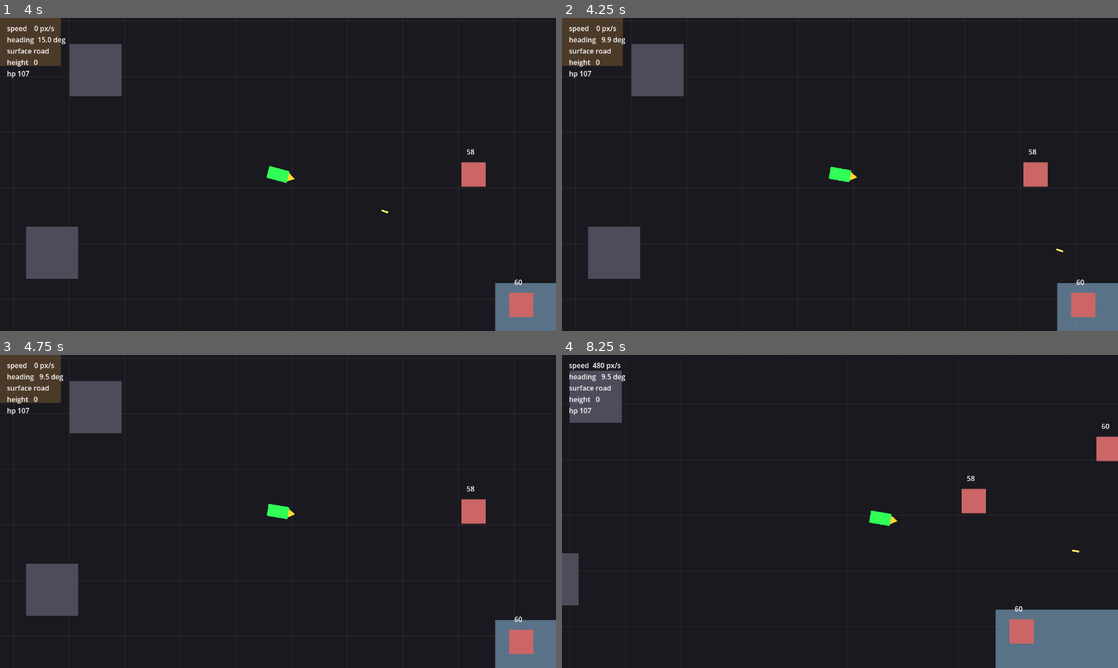
Above: before the commit, frames 1-4 (two rows, left to right).
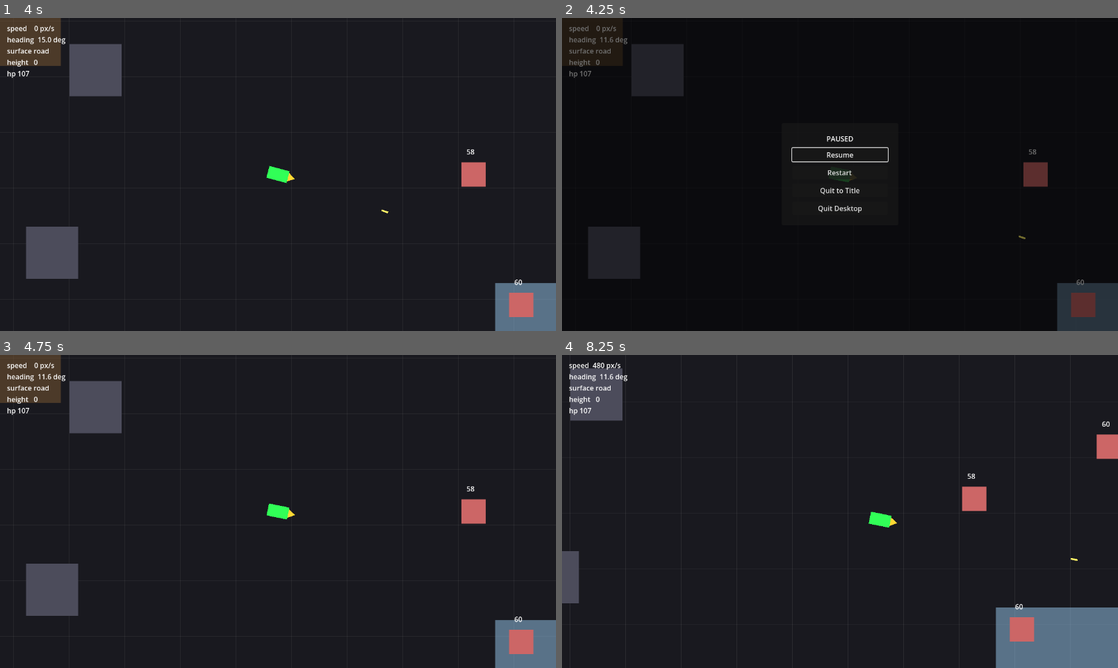
Above: after the commit, the same moments.

Repository: b3p3k0/bentchrome
Game: Godot game, scene res://ui/title.tscn
Two runs of this game, one before a commit and one after it. Both use one fixed random seed, a clock stepped at 60 frames per second and the inputs below.
Inputs (mouse positions are in pixels of both pictures, inside the frame that each line leads up to):
- Up to frame 1 (4 s): tap Enter (select_confirm) at 0.5, 3.5 s; move the mouse to (400, 158) at 0.52 s; hold D (move_right) 0.53-1.25 s; right-click (400, 158) at 0.6 s; click (400, 158) at 0.67 s; tap Space at 0.77, 3.77 s; drag from (166, 190) to (278, 174) at 1.27 s; move the mouse to (333, 105) at 2.02 s; hold D (move_right) 2.03-2.75 s; hold Enter (select_confirm) 2.03-2.75 s; drag from (250, 237) to (111, 127) at 2.77 s; move the mouse to (444, 221) at 3.52 s; hold A (move_left) from 3.53 s (still down); tap Q (weapon_prev) at 3.6 s
- Up to frame 2 (4.25 s): keep holding A (move_left); tap Escape (pause) at 4.15 s
- Up to frame 3 (4.75 s): release A (move_left) at 4.25 s; click (278, 492) at 4.25 s, where only the run after the commit has a clickable "Resume"
- Up to frame 4 (8.25 s): tap Enter (select_confirm) at 5, 5.75 s; drag from (673, 464) to (840, 511) at 5.02 s; move the mouse to (867, 511) at 5.77 s; hold S (move_down) 5.78-6.5 s; tap Keypad Enter at 5.85 s; click (867, 511) at 5.92 s; drag from (756, 433) to (728, 527) at 6.52 s; move the mouse to (962, 495) at 7.27 s; hold W (move_up) 7.28-8 s; right-click (962, 495) at 7.35 s; tap Space at 7.52 s; drag from (728, 527) to (884, 517) at 8.02 s

Frame 1 is identical in both runs. In frame 2, 7.6% of the frame differs, in the area x 0-100%, y 0-100%; in frame 3, less than 0.1%; in frame 4, 0.9%.

Commit message:
Card 2: ESC pause menu
CanvasLayer (layer 60, PROCESS_MODE_ALWAYS) with Resume / Restart /
Quit to Title / Quit Desktop; toggles get_tree().paused, unpauses
before any scene change. Instanced per-level by arena.gd.

Co-Authored-By: Claude Fable 5 <noreply@anthropic.com>

Diff:
--- a/levels/arena/arena.gd
+++ b/levels/arena/arena.gd
@@ -14,6 +14,7 @@
 			push_warning("autoload MISSING: " + autoload_name)
 	print("[boot] arena ready — WASD to drive, Space/LMB to fire")
 	queue_redraw()
+	add_child(load("res://ui/pause_menu.tscn").instantiate())
 	if Dev.enabled:
 		add_child(load("res://ui/dev_dashboard.tscn").instantiate())
 
--- /dev/null
+++ b/ui/pause_menu.gd
@@ -0,0 +1,69 @@
+extends CanvasLayer
+## ESC pause menu: Resume / Restart / Quit to Title / Quit Desktop.
+## Instanced per-level (arena.gd). Runs while the tree is paused
+## (PROCESS_MODE_ALWAYS); everything else freezes on get_tree().paused.
+
+var _resume_btn: Button
+
+func _ready() -> void:
+	layer = 60
+	process_mode = Node.PROCESS_MODE_ALWAYS
+	visible = false
+	_build_ui()
+
+func _unhandled_input(event: InputEvent) -> void:
+	if event.is_action_pressed(InputRouter.ACTION_PAUSE):
+		get_viewport().set_input_as_handled()
+		_set_paused(not visible)
+
+func _set_paused(on: bool) -> void:
+	get_tree().paused = on
+	visible = on
+	if on and _resume_btn:
+		_resume_btn.grab_focus()
+
+func _on_restart() -> void:
+	_set_paused(false)
+	SceneFlow.to_arena()
+
+func _on_quit_title() -> void:
+	_set_paused(false)
+	SceneFlow.to_title()
+
+func _build_ui() -> void:
+	var dim := ColorRect.new()
+	dim.color = Color(0.0, 0.0, 0.0, 0.55)
+	dim.set_anchors_preset(Control.PRESET_FULL_RECT)
+	add_child(dim)
+
+	var center := CenterContainer.new()
+	center.set_anchors_preset(Control.PRESET_FULL_RECT)
+	add_child(center)
+
+	var panel := PanelContainer.new()
+	center.add_child(panel)
+	var margin := MarginContainer.new()
+	for side in ["left", "right", "top", "bottom"]:
+		margin.add_theme_constant_override("margin_" + side, 24)
+	panel.add_child(margin)
+	var vbox := VBoxContainer.new()
+	vbox.add_theme_constant_override("separation", 10)
+	margin.add_child(vbox)
+
+	var title := Label.new()
+	title.text = "PAUSED"
+	title.horizontal_alignment = HORIZONTAL_ALIGNMENT_CENTER
+	vbox.add_child(title)
+
+	_resume_btn = _button(vbox, "Resume", func() -> void: _set_paused(false))
+	_button(vbox, "Restart", _on_restart)
+	_button(vbox, "Quit to Title", _on_quit_title)
+	_button(vbox, "Quit Desktop", func() -> void: get_tree().quit())
+
+func _button(parent: Node, label: String, on_pressed: Callable) -> Button:
+	var b := Button.new()
+	b.text = label
+	b.custom_minimum_size = Vector2(220, 0)
+	b.pressed.connect(on_pressed)
+	parent.add_child(b)
+	return b
--- /dev/null
+++ b/ui/pause_menu.tscn
@@ -0,0 +1,6 @@
+[gd_scene load_steps=2 format=3]
+
+[ext_resource type="Script" path="res://ui/pause_menu.gd" id="1_pause"]
+
+[node name="PauseMenu" type="CanvasLayer"]
+script = ExtResource("1_pause")
